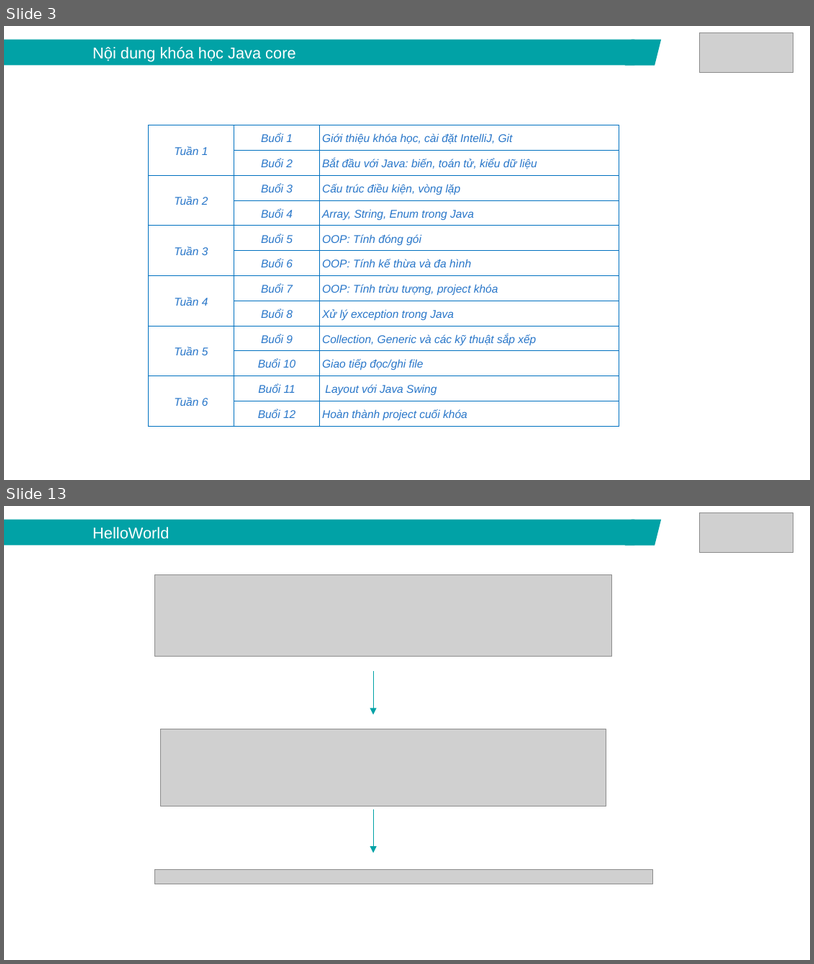
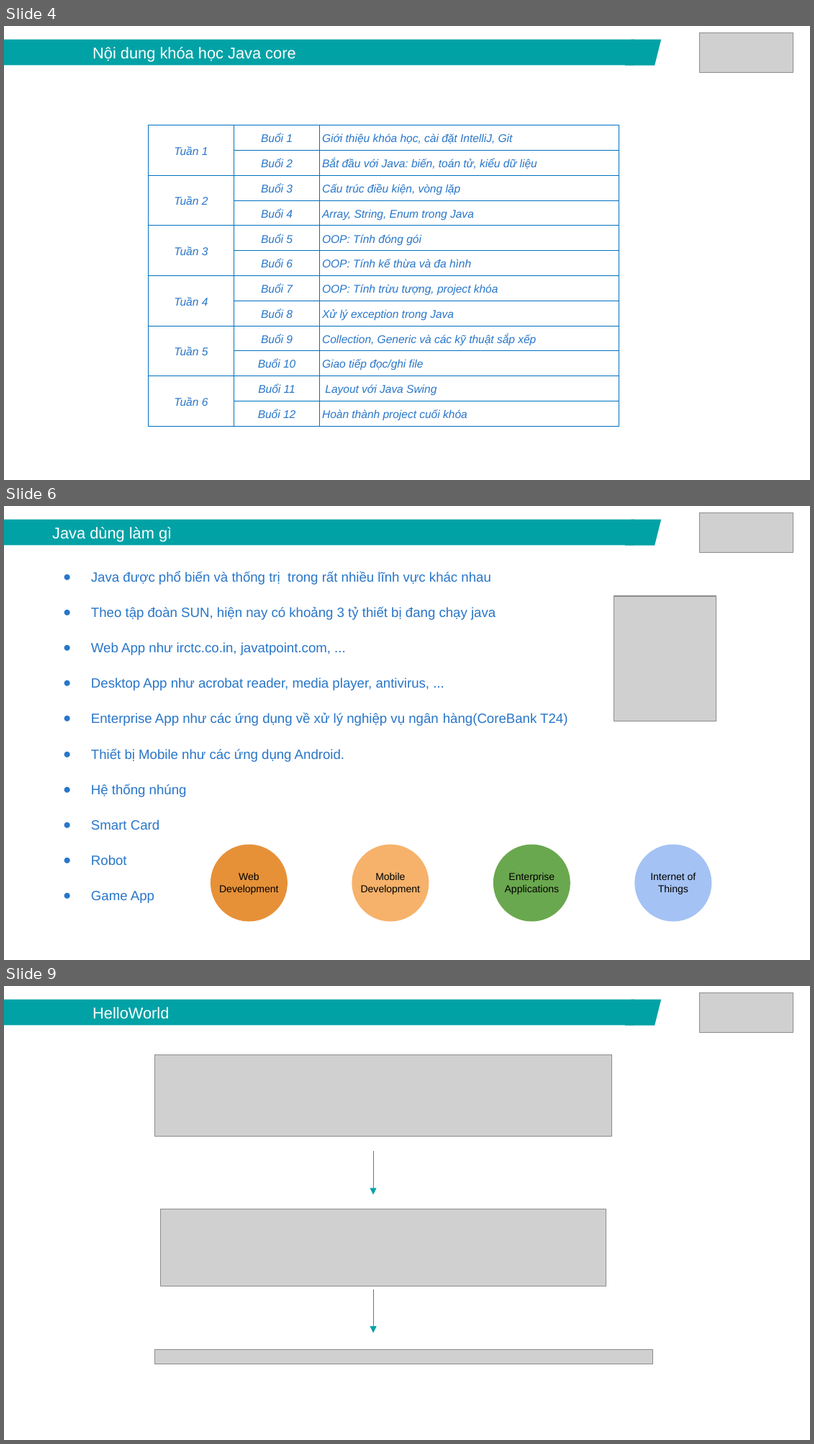
Before and after one commit to lamxung55/javacore, a slide deck: ppt/Java core - Lecture 1 - Introduction.pptx. Shown one above the other, each under a label of ours: slides 3 and 13 before the commit, slides 4, 6 and 9 after it; the slides between them are not shown. The pictures are 814x964 and 814x1444 pixels, drawn with LibreOffice and Linux fonts; fonts in the diff are those of the drawing; grey boxes stand for pictures. Boxes give left, top, right and bottom in pixels: in the first picture for what was removed or moved away, otherwise in the second. Text is boxed around its words. In the diff, an @@ line names an element or a change of style, - is before the commit and + after.

```diff
--- a/ppt/Java core - Lecture 1 - Introduction.pptx
+++ b/ppt/Java core - Lecture 1 - Introduction.pptx
@@ slide 6 added at (4,506,810,960), background #FFFFFF @@
@@ rectangle added at (4,520,635,546), fill #01A2A6, 14 pt, text #FFFFFF @@
+Java dùng làm gì
@@ parallelogram added at (625,520,661,546), fill #01A2A6 @@
@@ picture added at (700,512,793,552) @@
@@ text added at (91,571,568,903), 12 pt, text #2876C9 @@
+● Java được phổ biến và thống trị trong rất nhiều lĩnh vực khác nhau
+● Theo tập đoàn SUN, hiện nay có khoảng 3 tỷ thiết bị đang chạy java
+    ● Web App như irctc.co.in, javatpoint.com, ...
+    ● Desktop App như acrobat reader, media player, antivirus, ...
+    ● Enterprise App như các ứng dụng về xử lý nghiệp vụ ngân hàng(CoreBank T24)
+    ● Thiết bị Mobile như các ứng dụng Android.
+    ● Hệ thống nhúng
+    ● Smart Card
+    ● Robot
+    ● Game App
@@ picture added at (615,596,717,721) @@
@@ ellipse added at (211,844,287,921), fill #E69138 @@
@@ ellipse added at (352,844,429,921), fill #F6B26B @@
@@ ellipse added at (494,844,570,921), fill #6AA84F @@
@@ ellipse added at (635,844,711,921), fill #A4C2F4 @@
@@ text added at (219,872,278,894), 9 pt, text #000000 @@
+Web
+Development
@@ text added at (361,872,420,894), 9 pt, text #000000 @@
+Mobile
+Development
@@ text added at (505,872,560,894), 9 pt, text #000000 @@
+Enterprise
+Applications
@@ text added at (651,872,697,894), 9 pt, text #000000 @@
+Internet of
+Things
@@ what was slide 3 is now slide 4 @@
@@ what was slide 13 is now slide 9 @@
```
Also in this commit, not shown: 4 slides changed, 1 other slide added, 6 slides removed, 7 other files.
